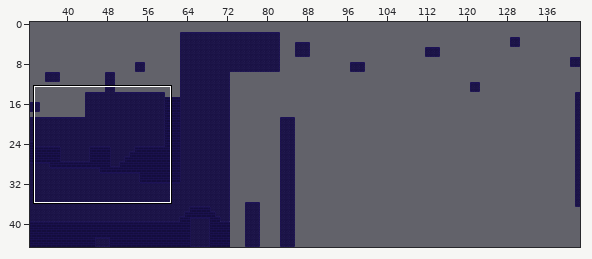
Level history. Tiled map: assets/map/tmx/1.tmx. Above: a wide view before the commit, with the close-up outlined.
Close-up. The starting point:
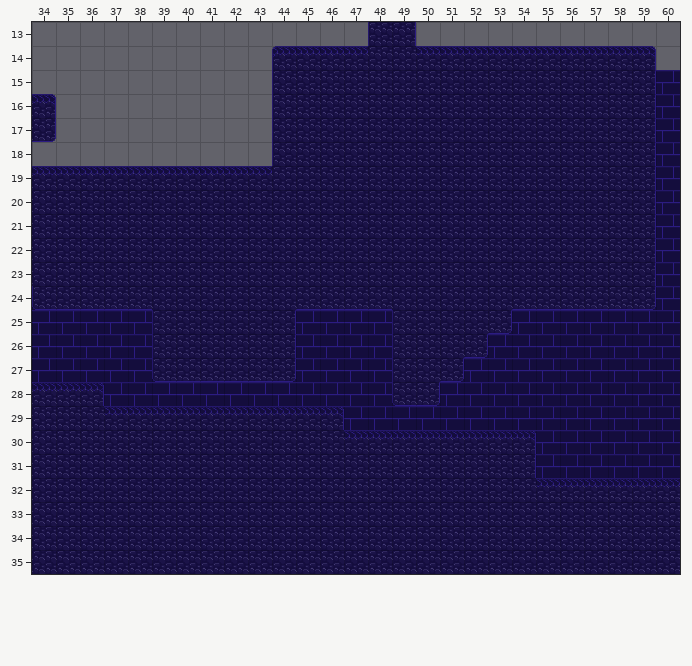
Cells are 32x32 px. Shown: x 34..60, y 13..35. The commit also changed other parts of the map, which this record leaves out.
After the commit:
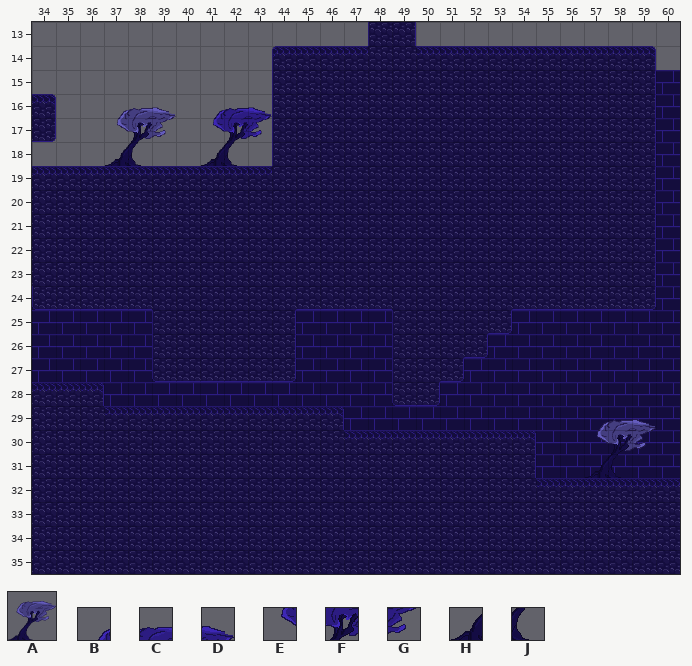
Key: from "Tree": A 0; from "Tree2": B 0, C 1, D 2, E 3, F 4, G 5, H 6, J 7.
_ is an empty cell, . an unchanged one.
Diff:
--- layer "Base"
@@ x 37..43 @@
-16 ....___
-17 ....___
-18 _...__.
+16 ....BCD
+17 ....EFG
+18 A...HJ.
@@ x 57..57 @@
-31 _
+31 A
Where, in picture pixels (left, top, right, bottom), the same in both close-ups:
added: (105, 107, 176, 166)
added: (201, 107, 272, 166)
added: (585, 419, 656, 478)
